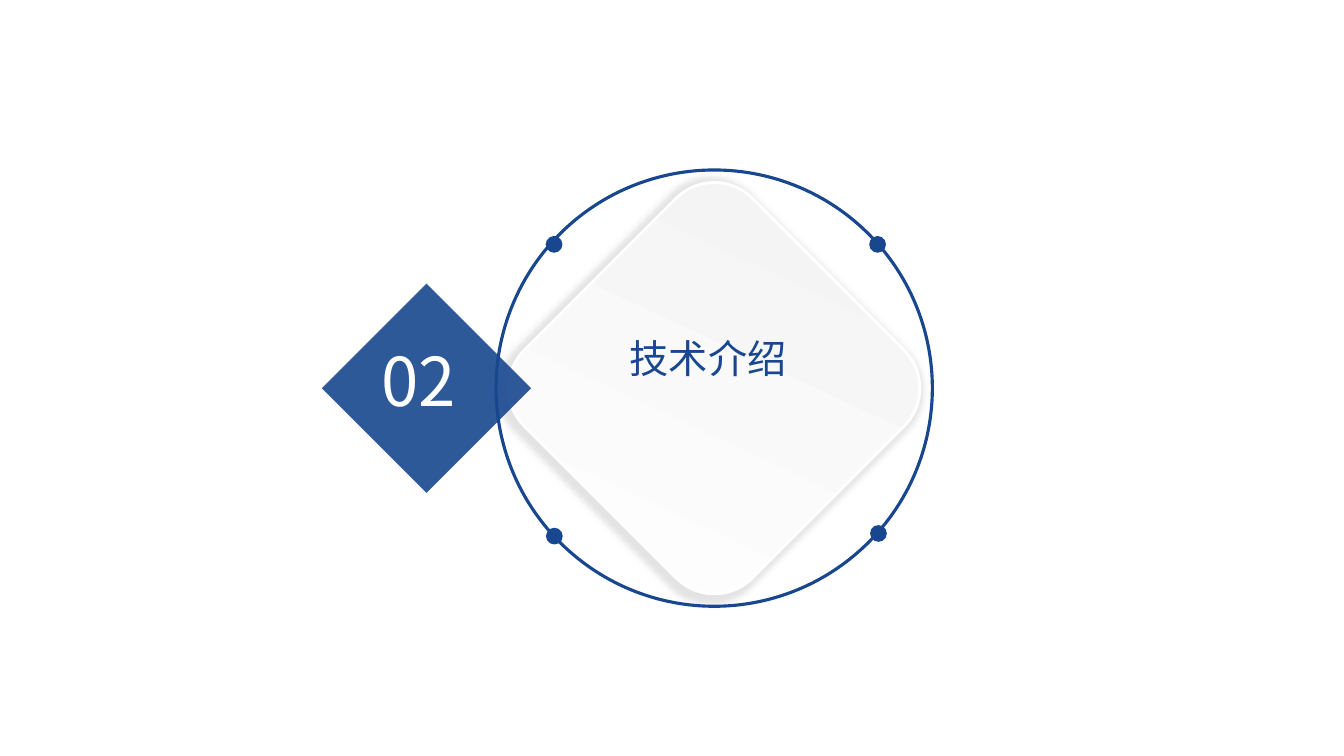
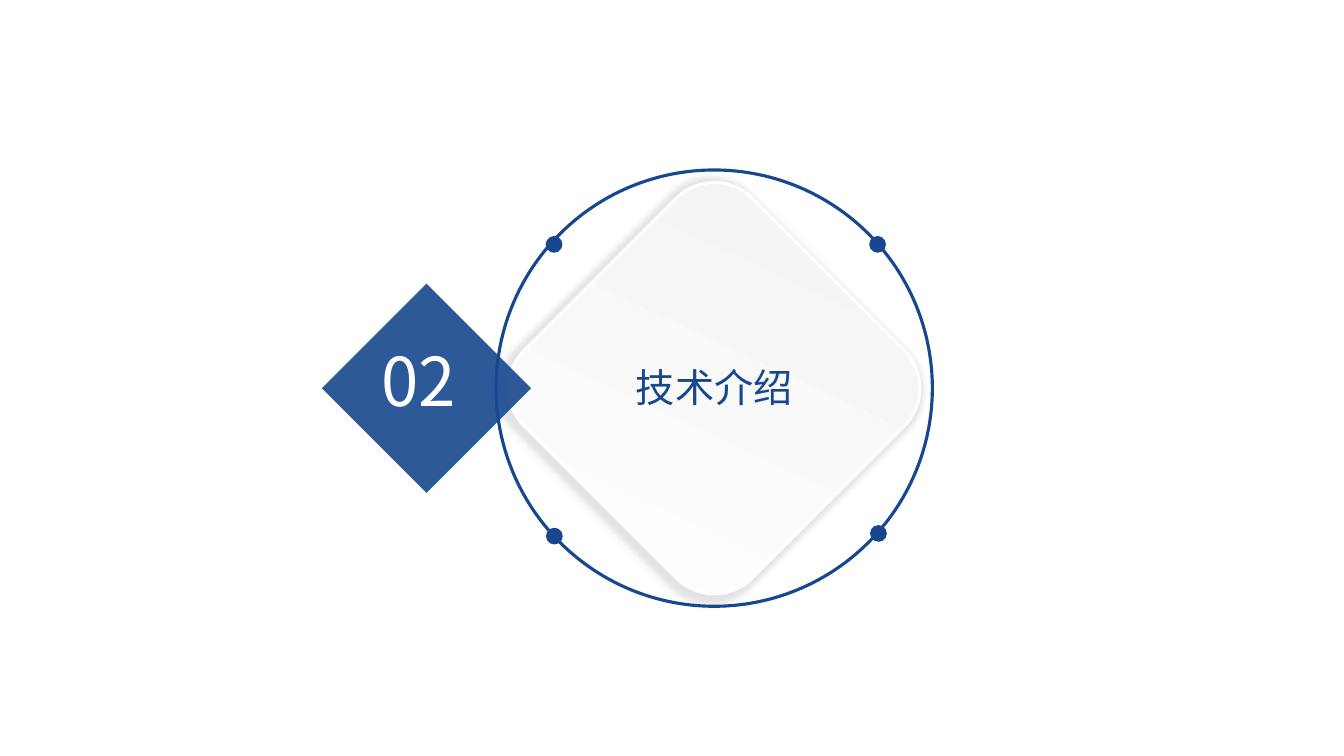
Before and after one commit to yiranyyu/simple_chat_room, a slide deck: slide 5 of doc/simple_chat_room.pptx. Drawn at 1344x756 pixels with LibreOffice and Linux fonts; fonts in the diff are those of the drawing; background and template pictures are left out. Boxes give left, top, right and bottom in pixels: in the first picture for what was removed or moved away, otherwise in the second. Text is boxed around its words. In the diff, an @@ line names an element or a change of style, - is before the commit and + after.

```diff
--- a/doc/simple_chat_room.pptx
+++ b/doc/simple_chat_room.pptx
@@ text "技术介绍": place and size @@
-text "技术介绍" at (630, 340, 787, 377)
+text "技术介绍" at (636, 369, 793, 406)
```
Also in this commit, not shown: 2 other slides changed, 4 slides added, 13 slides removed, 1 other file.
